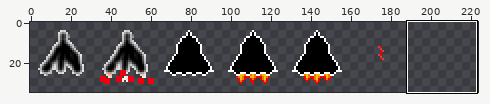
Sprite sheet -- assets/sprites.png. Above: a wide view before the commit, with the close-up outlined.
Close-up. Before:
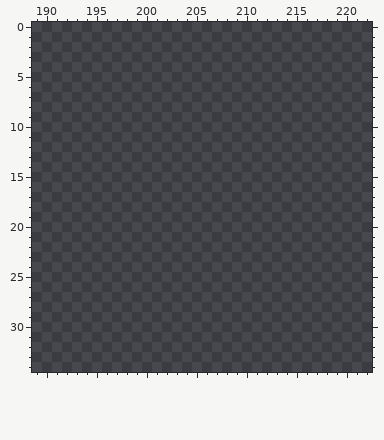
The file is 320x320 pixels. Colours within 5 levels of each other are drawn and written as one. Shown: x 189..222, y 0..34. The wide view leaves out empty margins.
After the commit:
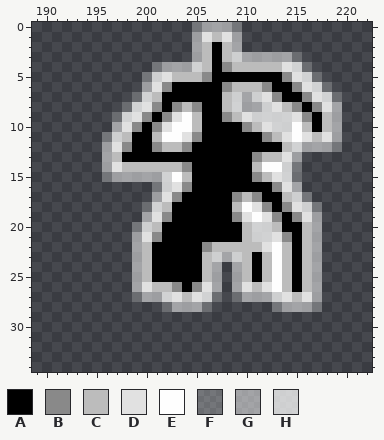
Palette (. is transparent): A #000000  B #898989  C #bcbcbc  D #e1e1e1  E #fefefe  F #ffffff40  G #ffffff80  H #ffffffc0
Changes in this commit:
Changed rows in their new state; - is an unchanged pixel.
first column x 196:
 0 ---------FGGGF----------
 1 ---------GDCDG----------
 2 ---------GCACG----------
 3 ---------GCACHGGGGGF----
 4 -----FGGGHCABCCCCCDHF---
 5 ----FHDCCCBAAAAAAABDHF--
 6 ----GDBAAAAABCCCBAABDHF-
 7 ---FHCAAAAAACHGHDBAABDHF
 8 --FHDBABCBAACHGGHDCBABDG
 9 -FHDBABDECAABCDHHHHDBACG
10 -GDBABDEECAAAABCDHHECACG
11 FHCAACEEDBAAAAAABCDEDCDG
12 GDBAABCCBAAAAAAAAACHGGGF
13 GCAAAAAAAAAAAAABCCDG----
14 GDCCCCCCBAAAAAACEEHF----
15 FGGGGGHECAAAAAABCDHF----
16 -----FHDBAAAAAAAABDG----
17 -----GDBAAAAABCBAACHF---
18 ----FHCAAAAAACEDBABDHF--
19 ----GDBAAAAAABDEDBABDG--
20 ---FHCAAAAAAAACHHCAACG--
21 ---GDBAAAAAAAACHHDBACG--
22 ---GCAAAAABCCCCCDECACG--
23 ---GCAAAAACHGHCACECACG--
24 ---GCAAAAACG-GCACECACG--
25 ---GCAAAAACG-GCACECACG--
26 ---GDCCBABDG-GDCDECACG--
27 ---FGGHDCDHF-FGGGHDCDG--
28 ------FGGGF------FGGGF--
Where, in picture pixels (left, top, right, bottom), the same in both close-ups:
added: (102, 22, 342, 312)
